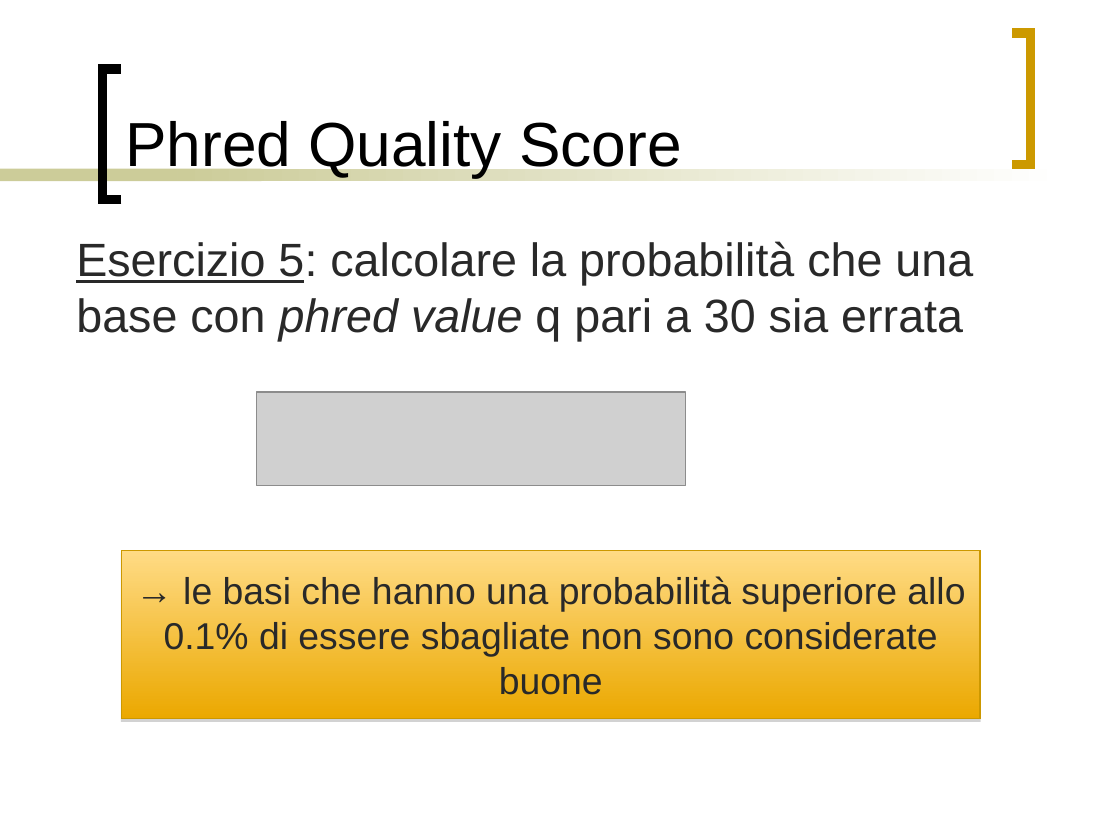
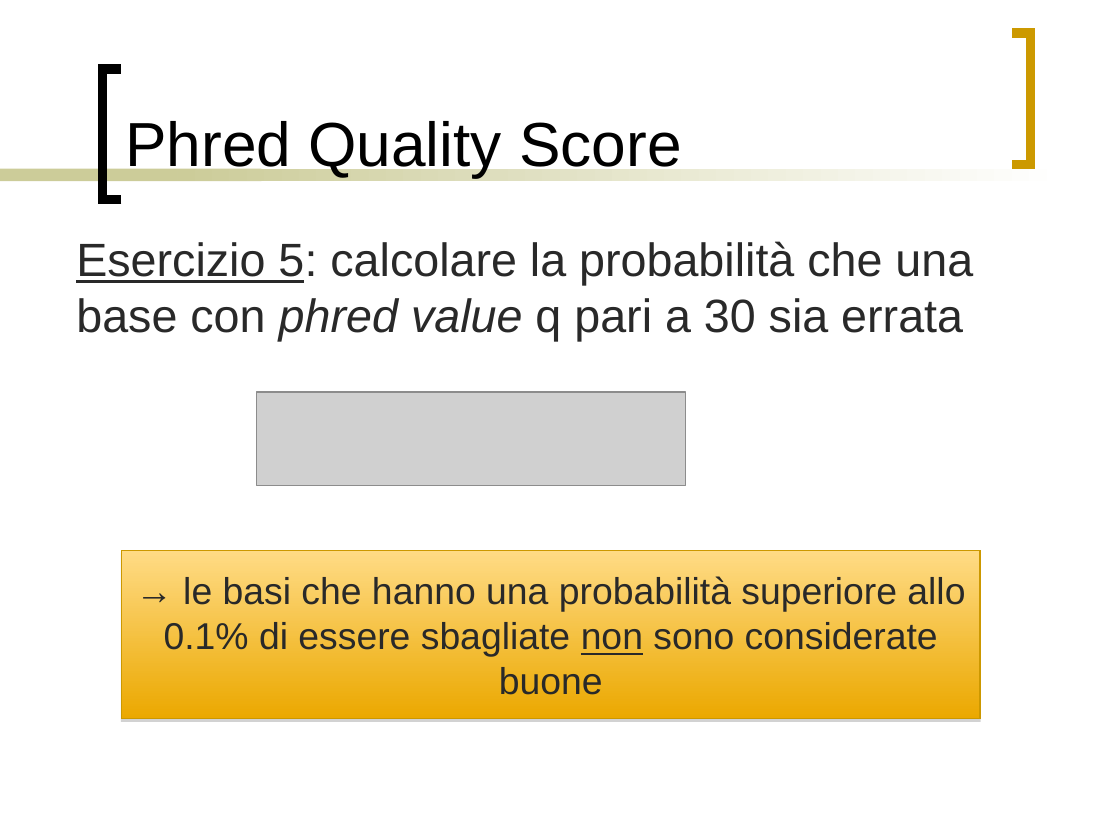
Before and after one commit to bioinformatica-corso/lezioni, a slide deck: slide 12 of laboratorio/24nov20/fastq-format.ppt (slide 15 before the commit). Drawn at 1120x840 pixels with LibreOffice and Linux fonts; fonts in the diff are those of the drawing; grey boxes stand for pictures. Boxes give left, top, right and bottom in pixels: in the first picture for what was removed or moved away, otherwise in the second. Text is boxed around its words. In the diff, an @@ line names an element or a change of style, - is before the commit and + after.

```diff
--- a/laboratorio/24nov20/fastq-format.ppt
+++ b/laboratorio/24nov20/fastq-format.ppt
@@ rectangle "→ le basi che hanno ..." at (121, 551, 980, 719): underline on in "non" @@
```
Also in this commit, not shown: 3 other slides changed, 9 slides removed, 2 other files.
